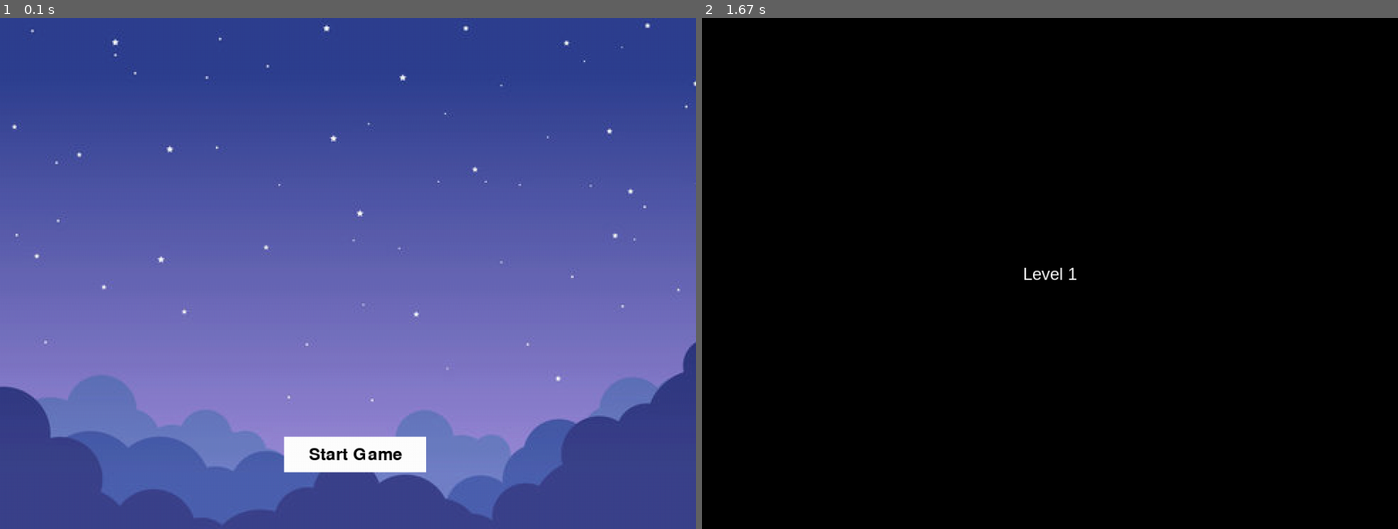
Above: before the commit, frames 1-2 (left to right).
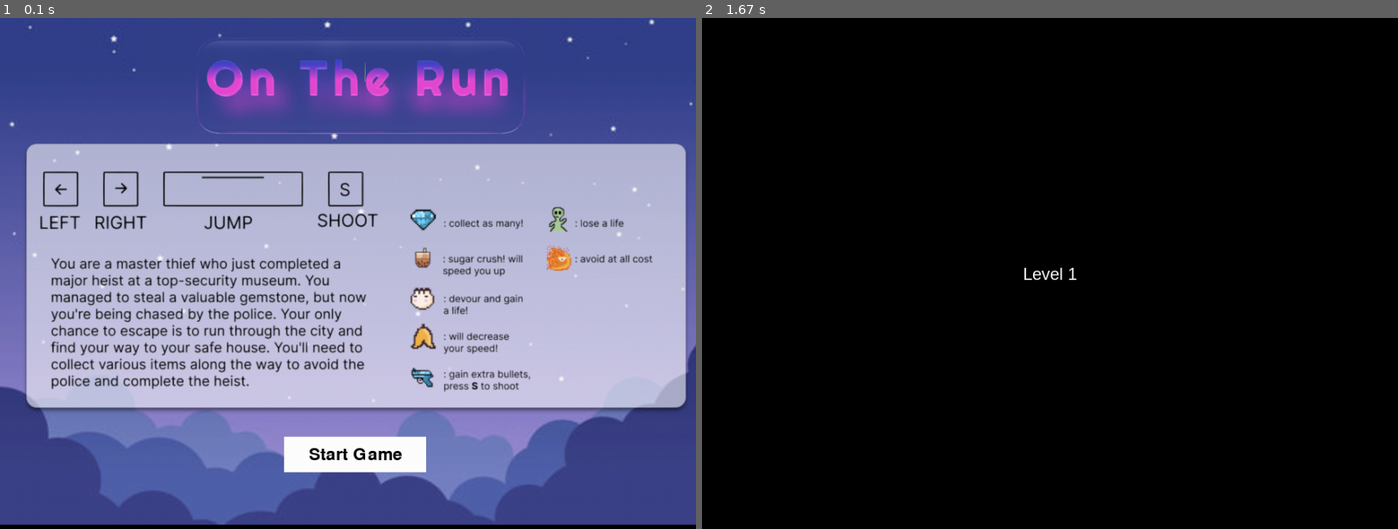
Above: after the commit, the same moments.

Repository: biancafu/pygame_hackathon
Game: pygame game, started from main.py
The game is run twice, just before and just after one commit, with the same random seed, the same clock (stepped at 60 frames per second) and the same inputs.
Inputs:
- Up to frame 1 (0.1 s): no input
- Up to frame 2 (1.67 s): click "Start Game" at 0.38 s

The runs differ from the first frame. In frame 1, 54% of the frame differs, in the area x 0-100%, y 0-100%; in frame 2, nothing differs.

Commit message:
added waving alien and update instruction screen

Diff:
--- a/main.py
+++ b/main.py
@@ -50,7 +50,7 @@
 font = pygame.font.SysFont("Arial", 24)
 
 
-BG_IMG = pygame.transform.scale2x(pygame.image.load(os.path.join("imgs", "bg.jpg")).convert_alpha())
+BG_IMG = (pygame.image.load(os.path.join("imgs", "2.png")).convert_alpha())
 BG_IMG1 = pygame.transform.scale2x(pygame.image.load(os.path.join("imgs", "bg.jpg")).convert_alpha())
 BG_IMG2 = pygame.transform.scale2x(pygame.image.load(os.path.join("imgs", "black.jpg")).convert_alpha())
 BG_IMG3 = pygame.transform.scale2x(pygame.image.load(os.path.join("imgs", "c.jpg")).convert_alpha())
Binary file changed: assets/Traps/Alien/Idle.png
Binary file added: assets/Traps/Alien/Idle2.png
